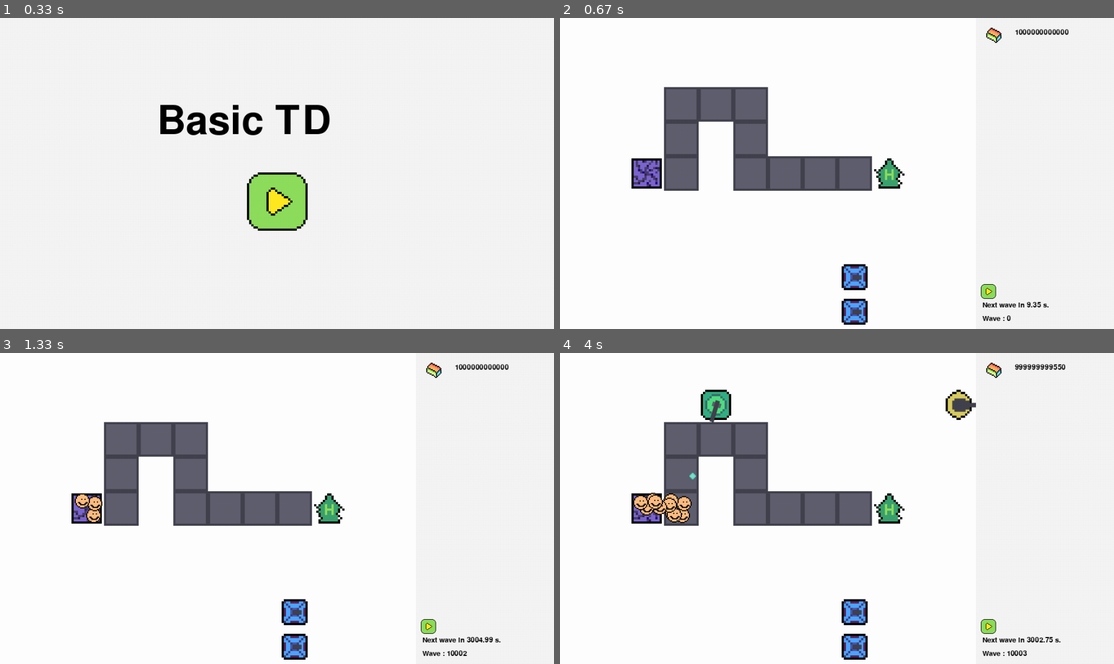
Above: before the commit, frames 1-4 (two rows, left to right).
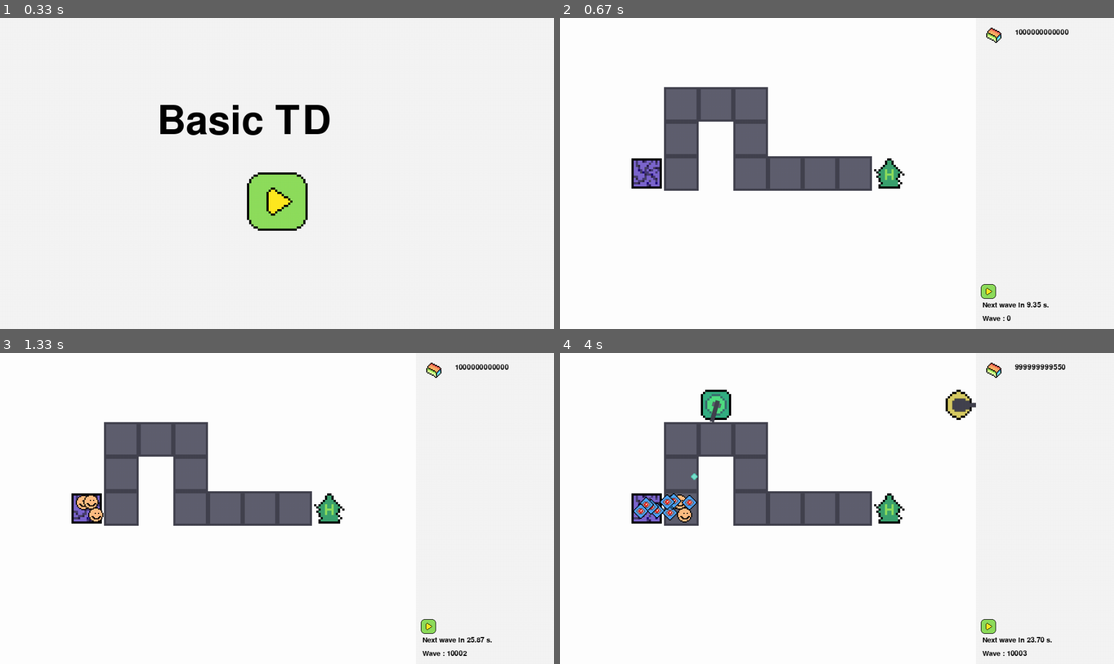
Above: after the commit, the same moments.

Repository: mtmattqq/PygameTD
Game: pygame game, started from main.py
Same seed, same stepped clock (60 frames per second), same inputs: the game is played once before the commit and once after it.
Inputs (mouse positions are in pixels of both pictures, inside the frame that each line leads up to):
- Up to frame 1 (0.33 s): no input
- Up to frame 2 (0.67 s): click (837, 173) at 0.38 s
- Up to frame 3 (1.33 s): click (426, 626) at 0.72 s; tap Enter at 1 s
- Up to frame 4 (4 s): click (986, 626) at 1.38 s; press the mouse at (837, 508) at 1.7 s; move the mouse to (892, 461) at 1.8 s; release the mouse at (947, 418) at 1.93 s; click (1069, 396) at 2.05 s; click (632, 433) at 2.38 s; press the mouse at (986, 626) at 2.7 s; move the mouse to (942, 545) at 2.8 s; release the mouse at (892, 464) at 2.93 s; press the mouse at (1003, 396) at 3.03 s; move the mouse to (837, 452) at 3.13 s; release the mouse at (670, 511) at 3.27 s; press the mouse at (986, 626) at 3.37 s; move the mouse to (848, 508) at 3.47 s; release the mouse at (709, 393) at 3.6 s; click (1036, 396) at 3.72 s

Frame 1 is identical in both runs. In frame 2, 0.8% of the frame differs, in the area x 50-56%, y 79-99%; in frame 3, 1.1%; in frame 4, 1.6%, in the area x 13-91%, y 18-99%.

Commit message:
new enemy - evil_eye

Diff:
--- a/enemy.py
+++ b/enemy.py
@@ -22,9 +22,12 @@
         self.location = pos + self.relative_pos
         self.height = height
         self.width = width
-        self.hit = self.max_hit = hit
+        self.hit = hit
+        self.max_hit = hit
         self.armor = armor
-        self.shield = self.max_shield = shield
+        self.shield = shield
+        self.max_shield = shield
+        self.regenerate_shield_time = 0
         self.move_speed = move_speed
         self.velocity = vec2D(0, 0)
         self.progress = 0
@@ -32,6 +35,7 @@
         self.path = path
         self.max_progress = len(path)
         self.images = []
+        self.pictures = pictures
         self.rect = pygame.Rect(0, 0, 0, 0)
         self.rect.width = width
         self.rect.height = height
@@ -44,6 +48,15 @@
         # self.rect = self.image.get_rect()
         # self.rect.topleft = pos
 
+    def copy(self) :
+        ret = enemy(
+            self.pos, self.width,
+            self.height, self.pictures,
+            self.hit, self.armor,
+            self.shield, self.move_speed,
+            self.path
+        )
+        return ret
     def detect(self, pos = vec2D(0, 0)) :
         self_pos = self.pos*TILE_SIZE
         if(
@@ -71,7 +84,7 @@
         if self.progress >= self.max_progress-1 :
             # deal damage to player's main tower
             self.alive = False
-            return
+            return True
         self.velocity = self.path[self.progress + 1] - self.path[self.progress]
         self.velocity.change_mod(self.move_speed)
         # print(self.velocity.get_tuple())
@@ -84,6 +97,17 @@
         else :
             self.pos += self.velocity * (delta_time/1000)
         self.location = self.pos + self.relative_pos
+        return False
+
+    def update(self, delta_time) :
+        self.move(delta_time)
+        if self.regenerate_shield_time > 0 :
+            self.regenerate_shield_time -= delta_time
+        if self.regenerate_shield_time <= 0 and self.shield < self.max_shield:
+            self.shield = min(self.shield + 0.1 * self.max_shield, self.max_shield)
+            self.regenerate_shield_time += 1000
+
+
 class basic_enemy(enemy) :
     def __init__(
         self, pos = vec2D(0, 0),
@@ -109,6 +133,14 @@
         )
 
         self.size = size
+    def copy(self) :
+        ret = basic_enemy()
+        ret.__init__(
+            self.pos, self.hit,
+            self.armor, self.shield,
+            self.move_speed, self.path
+        )
+        return ret
     def display(self, screen):
         super().display(screen)
         if self.hit == self.max_hit :
@@ -130,3 +162,76 @@
             self.images[2],
             hit_bar_rect
         )
+
+class evil_eye(enemy) :
+    def __init__(
+        self, pos = vec2D(0, 0),
+        hit = 0, armor = 0,
+        shield = 0, move_speed = 0,
+        path = []
+    ) :
+        size = TILE_SIZE/2
+        width = TILE_SIZE/2
+        height = TILE_SIZE/2
+        pictures = [
+            'evil_eye16.png',
+            'hit_bar_red.png',
+            'hit_bar_green.png',
+            'hit_bar_blue.png',
+        ]
+
+        super().__init__(
+            pos, width, height,
+            pictures,
+            hit, armor,
+            shield, move_speed,
+            path
+        )
+        self.size = size
+
+    def copy(self) :
+        ret = evil_eye()
+        ret.__init__(
+            self.pos, self.hit,
+            self.armor, self.shield,
+            self.move_speed, self.path
+        )
+        return ret
+    def display(self, screen) :
+        super().display(screen)
+        if self.hit == self.max_hit and self.shield == self.max_shield :
+            return
+        hit_bar_rect = self.rect.copy()
+        hit_bar_rect.centery -= self.size/2
+        screen.blit(
+            self.images[1],
+            hit_bar_rect
+        )
+
+        self.hit = max(self.hit, 0)
+        hit_bar_green = pygame.transform.scale(
+            self.images[2],
+            (self.size * (self.hit / self.max_hit), self.size/2)
+        )
+
+        hit_bar_rect.centery += 9
+
+        screen.blit(
+            hit_bar_green,
+            hit_bar_rect
+        )
+
+        self.shield = max(self.shield, 0)
+        hit_bar_blue = pygame.transform.scale(
+            self.images[3],
+            (self.size * (self.shield / self.max_shield), self.size/2)
+        )
+
+        hit_bar_rect.centery -= TILE_SIZE/32
+
+        screen.blit(
+            hit_bar_blue,
+            hit_bar_rect
+        )
+    def check_state(self) :
+        return super().check_state()
--- a/main.py
+++ b/main.py
@@ -11,6 +11,7 @@
 import enemy
 import numpy as np
 import math
+import random
 
 # pygame init
 pygame.init()
@@ -116,8 +117,6 @@
     level_info = json.loads(level_info)
     level_info_file.close()
 
-    # print(level_info['map_size'])
-
     level_map = tile.tilemap(tile_set, level_info['map_size'])
     level_map.set_zero()
     level_map.load(level_info['map'])
@@ -127,22 +126,34 @@
     # for pos in level_path :
     #     print(pos.get_tuple())
 
-    # testing
-    t1 = tower.basic_tower(vec2D(8, 7))
-    t2 = tower.basic_tower(vec2D(8, 8))
-
-    towers = [t1, t2]
+
+    towers = []
     tower_info = np.zeros(level_info['map_size'], dtype=int)
-    tower_info[t1.pos.y, t1.pos.x] = 1
-    tower_info[t2.pos.y, t2.pos.x] = 1
     show_tower_info = False
     selected_tower = None
+
+    ENEMY_TYPE = 2
     enemys = []
+    enemy_types = [
+        enemy.basic_enemy(level_path[0].copy(), 0, 0, 0, 20, level_path),
+        enemy.evil_eye(level_path[0].copy(), 0, 0, 0, 25, level_path)
+    ]
+    enemy_level = [
+        0, 0
+    ]
+    enemy_base_info = [
+        [[30, 0, 0, 20], [1, 0, 0, 0]],
+        [[10, 5, 20, 25], [0.5, 0, 0.1, 0]]
+    ]
+    enemy_type_this_wave = 0
+    enemy_type_next_wave = 0
 
     time_previous = 0
     game_timer = 0
 
     wave = level_info['start_wave']
+    for i in range(ENEMY_TYPE) :
+        enemy_level[i] = math.ceil(wave / ENEMY_TYPE)
     wave_interval = 5000
     send_next_wave = 10000
     send_this_wave = 0
@@ -210,17 +221,28 @@
 
         if game_timer > send_next_wave :
             wave += 1
+            enemy_level[enemy_type_this_wave] += 1
             send_this_wave = send_next_wave
-            wave_interval += math.floor((math.sqrt(wave) - math.sqrt(wave-1))* 300)
+            enemy_type_this_wave = enemy_type_next_wave
+            enemy_type_next_wave = random.randint(0, ENEMY_TYPE - 1)
+            enemy_dencity = max(300, 1000-10*enemy_level[enemy_type_this_wave])
+            wave_interval = math.ceil(math.sqrt(enemy_level[enemy_type_this_wave]) * enemy_dencity) + 5000
             send_next_wave += wave_interval
             sending_wave = True
-            sent_enemy += math.floor(math.sqrt(wave)) + 1
+            sent_enemy += math.floor(math.sqrt(enemy_level[enemy_type_this_wave])) + 1
             send_next_enemy = 0
-            enemy_dencity = max(300, 1000-10*wave)
+
 
         if sending_wave and game_timer >= send_next_enemy+send_this_wave :
             send_next_enemy += enemy_dencity
-            nen = enemy.basic_enemy(level_path[0].copy(), 30 + wave**2, 0, 0, 20, level_path)
+            nen = enemy_types[enemy_type_this_wave].copy()
+            nen.__init__(
+                level_path[0].copy(),
+                enemy_base_info[enemy_type_this_wave][0][0] + enemy_base_info[enemy_type_this_wave][1][0] * (enemy_level[enemy_type_this_wave]**2),
+                enemy_base_info[enemy_type_this_wave][0][1] + enemy_base_info[enemy_type_this_wave][1][1] * (enemy_level[enemy_type_this_wave]**2),
+                enemy_base_info[enemy_type_this_wave][0][2] + enemy_base_info[enemy_type_this_wave][1][2] * (enemy_level[enemy_type_this_wave]**2),
+                enemy_base_info[enemy_type_this_wave][0][3], level_path
+            )
             enemys.append(nen)
             sent_enemy -= 1
             if sent_enemy == 0 :
@@ -232,7 +254,7 @@
             if not en.alive :
                 enemys.remove(en)
                 natural_ingot += en.max_hit/10
-            en.move(delta_time)
+            en.update(delta_time)
 
         # event in pygame
         for event in pygame.event.get() :
@@ -252,18 +274,22 @@
                 if sent_next_wave_button.click(mouse_pos) :
                     for i in range(10000) :
                         wave += 1
+                        enemy_level[enemy_type_this_wave] += 1
                         send_this_wave = send_next_wave
-                        wave_interval += 300
+                        enemy_type_this_wave = enemy_type_next_wave
+                        enemy_type_next_wave = random.randint(0, ENEMY_TYPE - 1)
+                        enemy_dencity = max(300, 1000-10*enemy_level[enemy_type_this_wave])
+                        wave_interval = math.ceil(math.sqrt(enemy_level[enemy_type_this_wave]) * enemy_dencity) + 3000
                         send_next_wave += wave_interval
                         sending_wave = True
-                        sent_enemy += wave // 2 + 1
+                        sent_enemy += math.floor(enemy_level[enemy_type_this_wave]) + 1
                         send_next_enemy = 0
-                        enemy_dencity = max(300, 1000-10*wave)
                     game_timer = send_next_wave
 
             if event.type == pygame.MOUSEBUTTONDOWN :
-                a=0
-            if event.type == pygame.MOUSEBUTTONUP :
+                mouse = pygame.mouse.get_pressed()
+            if event.type == pygame.MOUSEBUTTONUP and mouse[0] :
+                mouse = [False, False, False]
                 ct = 1
                 for buy_tower in buy_tower_buttons :
                     if(
@@ -375,7 +401,7 @@
     in_game=True
     while in_game :
         mouse_pos = pygame.mouse.get_pos()
-        mouse_pos = vec2D(mouse_pos[0],mouse_pos[1])
+        mouse_pos = vec2D(mouse_pos[0], mouse_pos[1])
 
         # event in pygame
         for event in pygame.event.get() :
--- a/test.py
+++ b/test.py
@@ -33,7 +33,7 @@
 # f2(v7)
 # print(v7.get_tuple())
 
-a = 0
-for i in range(10, 1000, 10) :
-    a = 1/i
-    print(a)
+# a = 0
+# for i in range(10, 1000, 10) :
+#     a = 1/i
+#     print(a)
Binary file added: AppData/hit_bar_blue.png
